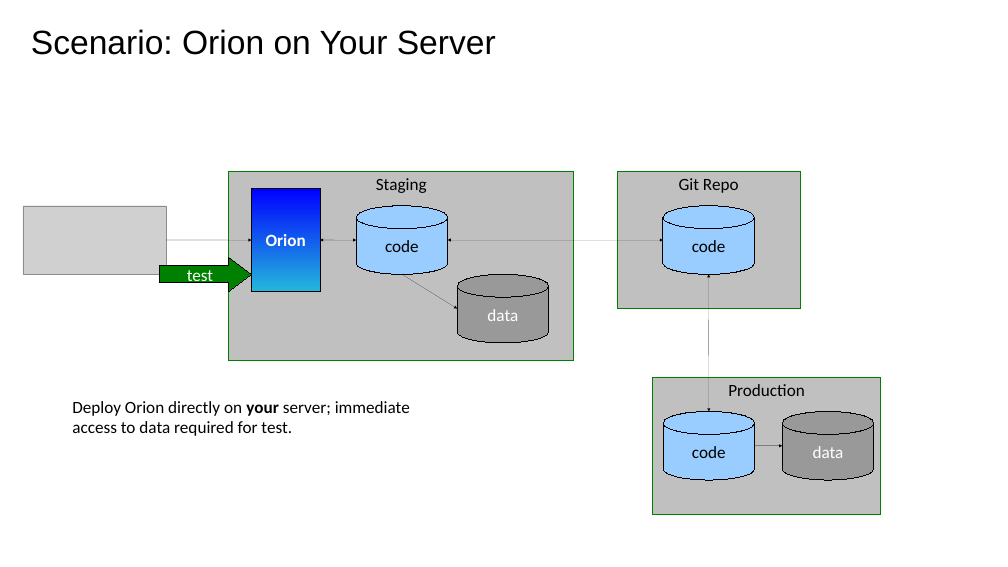
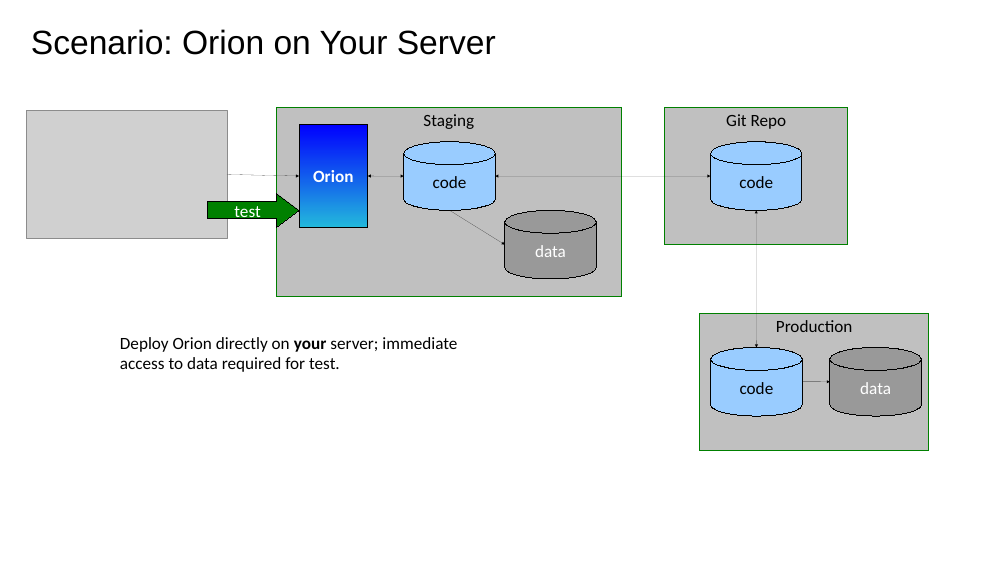
Before and after one commit to sfmccourt/oscon, a slide deck: slide 10 of osconorion.odp (slide 8 before the commit). Drawn at 1008x567 pixels with LibreOffice and Linux fonts; fonts in the diff are those of the drawing; grey boxes stand for pictures; background and template pictures are left out. Boxes give left, top, right and bottom in pixels: in the first picture for what was removed or moved away, otherwise in the second. Text is boxed around its words. In the diff, an @@ line names an element or a change of style, - is before the commit and + after.

Commit message:
Added some "What is Orion?" slide and reorganized things a bit.

```diff
--- a/osconorion.odp
+++ b/osconorion.odp
@@ picture: place and size @@
-picture at [23,206,166,274]
+picture at [26,110,227,239]
@@ arrow moved from (166, 240) - (251, 240) to (227, 174) - (299, 176) @@
@@ 2 rectangles, 1 arrow, 1 double arrow: place and size @@
-2 rectangles, 1 arrow, 1 double arrow at [229,172,881,515]
+2 rectangles, 1 arrow, 1 double arrow at [276,107,929,451]
@@ 5 cylinders, 2 rectangles, 2 double arrows, 1 right arrow, 1 text, 1 arrow: place and size @@
-5 cylinders, 2 rectangles, 2 double arrows, 1 right arrow, 1 text, 1 arrow at [72,172,874,480]
+5 cylinders, 2 rectangles, 2 double arrows, 1 right arrow, 1 text, 1 arrow at [120,107,921,416]
```
Also in this commit, not shown: 8 other slides changed, 6 slides added, 1 slide removed.
